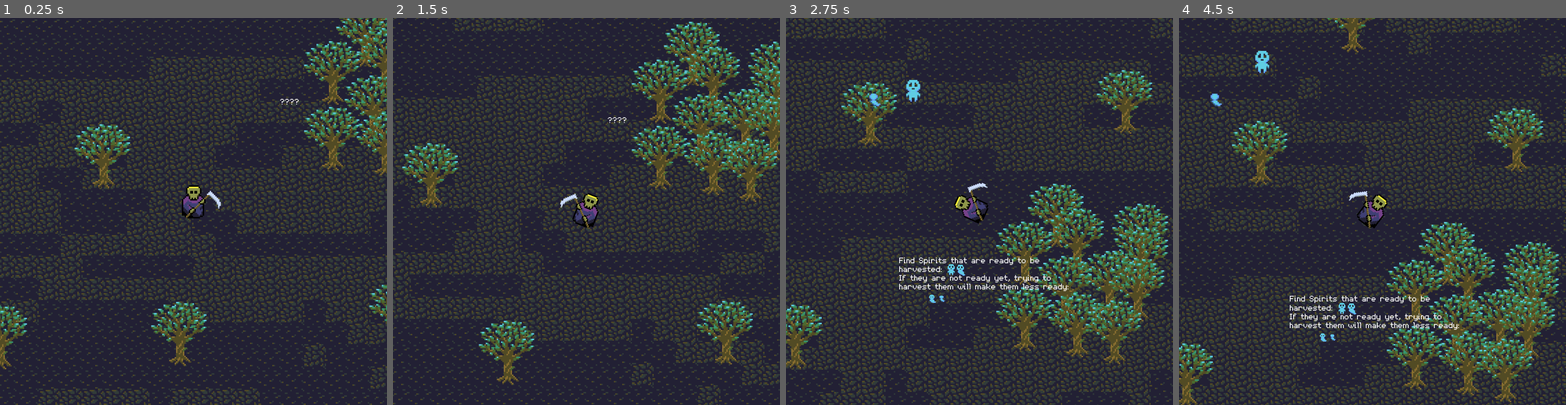
Above: before the commit, frames 1-4 (left to right).
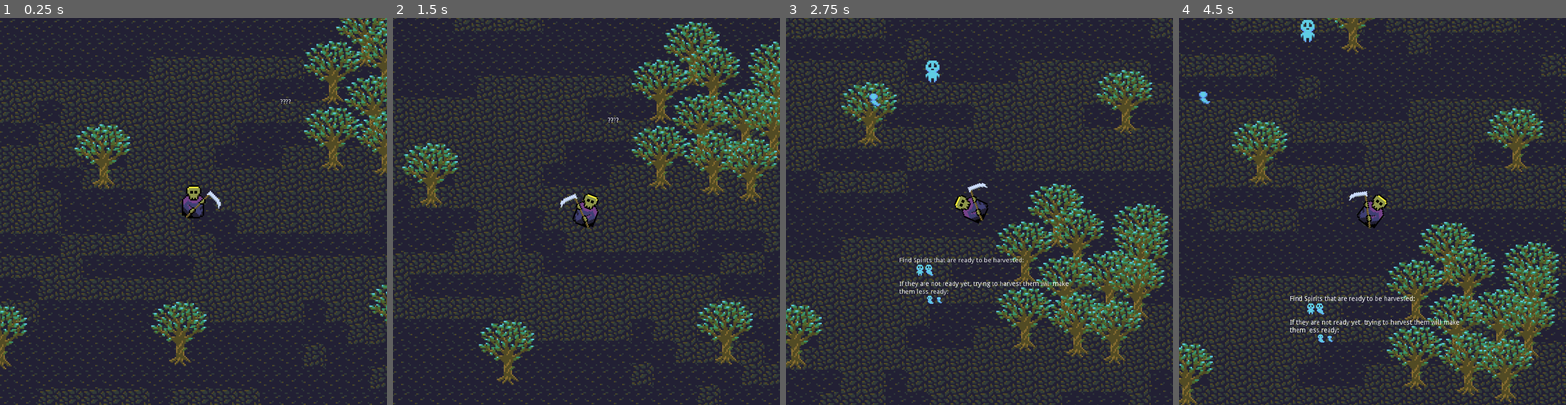
Above: after the commit, the same moments.

Repository: Tinsuit/GrimHarvester
Game: Godot game, scene res://Forest.tscn
Two runs of this game, one before a commit and one after it. Both use one fixed random seed, a clock stepped at 60 frames per second and the inputs below.
Inputs (mouse positions are in pixels of both pictures, inside the frame that each line leads up to):
- Up to frame 1 (0.25 s): no input
- Up to frame 2 (1.5 s): tap Enter at 0.5 s; move the mouse to (671, 192) at 0.52 s; click (671, 192) at 0.67 s; drag from (509, 230) to (594, 114) at 1.27 s
- Up to frame 3 (2.75 s): move the mouse to (1018, 126) at 2.02 s; click (1018, 126) at 2.17 s
- Up to frame 4 (4.5 s): drag from (1353, 288) to (1306, 91) at 2.77 s; move the mouse to (1488, 269) at 3.52 s; click (1488, 269) at 3.67 s; drag from (1256, 153) to (1252, 56) at 4.27 s

The runs differ from the first frame. In frame 1, less than 0.1% of the frame differs, in the area x 72-78%, y 20-23%; in frame 2, less than 0.1%; in frame 3, 1.6%; in frame 4, 1.8%, in the area x 5-73%, y 0-84%.

Commit message:
animals are dangerous

Diff:
--- a/project/Animal.tscn
+++ b/project/Animal.tscn
@@ -1,9 +1,30 @@
-[gd_scene load_steps=19 format=2]
+[gd_scene load_steps=24 format=2]
 
 [ext_resource path="res://textures/sparkles-Sheet3x.png" type="Texture" id=1]
 [ext_resource path="res://textures/sprit-reaped-Sheet3x.png" type="Texture" id=2]
 [ext_resource path="res://textures/squirrel3x.png" type="Texture" id=3]
 [ext_resource path="res://scripts/Animal.gd" type="Script" id=4]
+[ext_resource path="res://textures/bear-Sheet3x.png" type="Texture" id=5]
+
+[sub_resource type="AtlasTexture" id=15]
+flags = 4
+atlas = ExtResource( 5 )
+region = Rect2( 0, 0, 96, 96 )
+
+[sub_resource type="AtlasTexture" id=16]
+flags = 4
+atlas = ExtResource( 5 )
+region = Rect2( 96, 0, 96, 96 )
+
+[sub_resource type="AtlasTexture" id=17]
+flags = 4
+atlas = ExtResource( 5 )
+region = Rect2( 192, 0, 96, 96 )
+
+[sub_resource type="AtlasTexture" id=18]
+flags = 4
+atlas = ExtResource( 5 )
+region = Rect2( 288, 0, 96, 96 )
 
 [sub_resource type="AtlasTexture" id=1]
 flags = 4
@@ -67,6 +88,11 @@
 
 [sub_resource type="SpriteFrames" id=13]
 animations = [ {
+"frames": [ SubResource( 15 ), SubResource( 16 ), SubResource( 17 ), SubResource( 18 ) ],
+"loop": true,
+"name": "bear",
+"speed": 5.0
+}, {
 "frames": [ SubResource( 1 ), SubResource( 2 ), SubResource( 3 ), SubResource( 4 ), SubResource( 5 ) ],
 "loop": false,
 "name": "leaving",
@@ -91,10 +117,11 @@
 
 [node name="AnimatedSprite" type="AnimatedSprite" parent="."]
 frames = SubResource( 13 )
-animation = "leaving"
+animation = "bear"
 
 [node name="CollisionShape2D" type="CollisionShape2D" parent="."]
 position = Vector2( 0, 2 )
 shape = SubResource( 14 )
 
+[connection signal="body_entered" from="." to="." method="_on_Animal_body_entered"]
 [connection signal="animation_finished" from="AnimatedSprite" to="." method="_on_AnimatedSprite_animation_finished"]
--- a/project/Forest.tscn
+++ b/project/Forest.tscn
@@ -9,6 +9,8 @@
 [ext_resource path="res://textures/grim-animated-Sheet3x.png" type="Texture" id=7]
 [ext_resource path="res://textures/spirits3x.png" type="Texture" id=8]
 [ext_resource path="res://textures/water tilemap 3x.png" type="Texture" id=9]
+[ext_resource path="res://textures/bear-Sheet3x.png" type="Texture" id=10]
+[ext_resource path="res://textures/squirrel3x.png" type="Texture" id=11]
 
 [sub_resource type="TileSet" id=9]
 0/name = "ground3x.png 0"
@@ -122,6 +124,10 @@
 [node name="Camera2D" type="Camera2D" parent="Trees/PlayerGrim"]
 current = true
 
+[node name="Poison" type="Timer" parent="Trees/PlayerGrim"]
+wait_time = 2.0
+one_shot = true
+
 [node name="Tree" parent="Trees" instance=ExtResource( 2 )]
 position = Vector2( -195, -61 )
 
@@ -260,6 +266,21 @@
 [node name="Tree6" parent="Trees" instance=ExtResource( 2 )]
 position = Vector2( 1536, 556 )
 
+[node name="Tree96" parent="Trees" instance=ExtResource( 2 )]
+position = Vector2( 1606, 523 )
+
+[node name="Tree97" parent="Trees" instance=ExtResource( 2 )]
+position = Vector2( 1591, 566 )
+
+[node name="Tree98" parent="Trees" instance=ExtResource( 2 )]
+position = Vector2( 1649, 603 )
+
+[node name="Tree99" parent="Trees" instance=ExtResource( 2 )]
+position = Vector2( 1660, 547 )
+
+[node name="Tree100" parent="Trees" instance=ExtResource( 2 )]
+position = Vector2( 1560, 609 )
+
 [node name="Tree7" parent="Trees" instance=ExtResource( 2 )]
 position = Vector2( 1608, 193 )
 
@@ -388,6 +409,24 @@
 
 [node name="Tree89" parent="Trees" instance=ExtResource( 2 )]
 position = Vector2( 1381, 120 )
+
+[node name="Tree90" parent="Trees" instance=ExtResource( 2 )]
+position = Vector2( -131, 971 )
+
+[node name="Tree91" parent="Trees" instance=ExtResource( 2 )]
+position = Vector2( -66, 950 )
+
+[node name="Tree92" parent="Trees" instance=ExtResource( 2 )]
+position = Vector2( -227, 966 )
+
+[node name="Tree93" parent="Trees" instance=ExtResource( 2 )]
+position = Vector2( -5, 901 )
+
+[node name="Tree94" parent="Trees" instance=ExtResource( 2 )]
+position = Vector2( 23, 839 )
+
+[node name="Tree95" parent="Trees" instance=ExtResource( 2 )]
+position = Vector2( -5, 779 )
 
 [node name="Spirits" type="Node2D" parent="."]
 
@@ -416,31 +455,33 @@
 margin_right = 215.0
 margin_bottom = 117.0
 text = "Find Spirits that are ready to be harvested:
+
+
 If they are not ready yet, trying to harvest them will make them less ready:"
 autowrap = true
 
 [node name="Legs" type="Sprite" parent="Talky/Answer"]
-position = Vector2( -45, -20 )
+position = Vector2( -113, -19 )
 scale = Vector2( 0.5, 0.5 )
 texture = ExtResource( 8 )
 hframes = 4
 
 [node name="Legs2" type="Sprite" parent="Talky/Answer"]
-position = Vector2( -87, 43 )
+position = Vector2( -92, 45 )
 scale = Vector2( 0.5, 0.5 )
 texture = ExtResource( 8 )
 hframes = 4
 frame = 2
 
 [node name="Legs3" type="Sprite" parent="Talky/Answer"]
-position = Vector2( -66, 42 )
+position = Vector2( -72, 45 )
 scale = Vector2( 0.5, 0.5 )
 texture = ExtResource( 8 )
 hframes = 4
 frame = 3
 
 [node name="Tails" type="Sprite" parent="Talky/Answer"]
-position = Vector2( -25, -19 )
+position = Vector2( -94, -19 )
 scale = Vector2( 0.5, 0.5 )
 texture = ExtResource( 8 )
 hframes = 4
@@ -454,15 +495,94 @@
 "_edit_lock_": true
 }
 
+[node name="Talky4" type="Node2D" parent="."]
+position = Vector2( 1664, 688 )
+z_index = 1
+script = ExtResource( 6 )
+
+[node name="Qu" type="Control" parent="Talky4"]
+visible = false
+margin_right = 40.0
+margin_bottom = 40.0
+
+[node name="Label" type="Label" parent="Talky4/Qu"]
+margin_right = 40.0
+margin_bottom = 17.0
+text = "????"
+
+[node name="Answer" type="Control" parent="Talky4"]
+margin_right = 40.0
+margin_bottom = 40.0
+
+[node name="Label" type="Label" parent="Talky4/Answer"]
+margin_left = -158.0
+margin_top = -47.0
+margin_right = 215.0
+margin_bottom = 117.0
+text = "Spirits that spend too much time together may become less ready"
+autowrap = true
+
+[node name="Area2D" type="Area2D" parent="Talky4"]
+
+[node name="CollisionShape2D" type="CollisionShape2D" parent="Talky4/Area2D"]
+shape = SubResource( 14 )
+__meta__ = {
+"_edit_lock_": true
+}
+
+[node name="Talky3" type="Node2D" parent="."]
+position = Vector2( -140, 795 )
+z_index = 1
+script = ExtResource( 6 )
+
+[node name="Qu" type="Control" parent="Talky3"]
+margin_right = 40.0
+margin_bottom = 40.0
+
+[node name="Label" type="Label" parent="Talky3/Qu"]
+margin_right = 40.0
+margin_bottom = 17.0
+text = "????"
+
+[node name="Answer" type="Control" parent="Talky3"]
+margin_right = 40.0
+margin_bottom = 40.0
+
+[node name="Label" type="Label" parent="Talky3/Answer"]
+margin_left = -158.0
+margin_top = -47.0
+margin_right = 215.0
+margin_bottom = 117.0
+text = "Live animal are dangerous
+Watch Out!"
+autowrap = true
+
+[node name="Legs" type="Sprite" parent="Talky3/Answer"]
+position = Vector2( -50, -11 )
+scale = Vector2( 0.5, 0.5 )
+texture = ExtResource( 10 )
+hframes = 4
+
+[node name="Tails" type="Sprite" parent="Talky3/Answer"]
+position = Vector2( -98, -2 )
+scale = Vector2( 0.5, 0.5 )
+texture = ExtResource( 11 )
+
+[node name="Area2D" type="Area2D" parent="Talky3"]
+
+[node name="CollisionShape2D" type="CollisionShape2D" parent="Talky3/Area2D"]
+shape = SubResource( 14 )
+__meta__ = {
+"_edit_lock_": true
+}
+
 [node name="Talky2" type="Node2D" parent="."]
 position = Vector2( 1317, 216 )
 z_index = 1
 script = ExtResource( 6 )
-__meta__ = {
-"_edit_group_": true
-}
 
 [node name="Qu" type="Control" parent="Talky2"]
+visible = false
 margin_right = 40.0
 margin_bottom = 40.0
 
@@ -472,15 +592,14 @@
 text = "????"
 
 [node name="Answer" type="Control" parent="Talky2"]
-visible = false
 margin_right = 40.0
 margin_bottom = 40.0
 
 [node name="Label" type="Label" parent="Talky2/Answer"]
-margin_left = -158.0
-margin_top = -47.0
-margin_right = 236.0
-margin_bottom = 122.0
+margin_left = -126.0
+margin_top = -50.0
+margin_right = 56.0
+margin_bottom = 6.0
 text = "Tap the screen to run
 Drag to walk"
 autowrap = true
@@ -492,5 +611,9 @@
 
 [connection signal="body_entered" from="Talky/Area2D" to="Talky" method="_on_Area2D_body_entered"]
 [connection signal="body_exited" from="Talky/Area2D" to="Talky" method="_on_Area2D_body_exited"]
+[connection signal="body_entered" from="Talky4/Area2D" to="Talky4" method="_on_Area2D_body_entered"]
+[connection signal="body_exited" from="Talky4/Area2D" to="Talky4" method="_on_Area2D_body_exited"]
+[connection signal="body_entered" from="Talky3/Area2D" to="Talky3" method="_on_Area2D_body_entered"]
+[connection signal="body_exited" from="Talky3/Area2D" to="Talky3" method="_on_Area2D_body_exited"]
 [connection signal="body_entered" from="Talky2/Area2D" to="Talky2" method="_on_Area2D_body_entered"]
 [connection signal="body_exited" from="Talky2/Area2D" to="Talky2" method="_on_Area2D_body_exited"]
--- a/project/Spirit.tscn
+++ b/project/Spirit.tscn
@@ -56,7 +56,7 @@
 [sub_resource type="CapsuleShape2D" id=12]
 radius = 15.0
 
-[node name="Spirit" type="Area2D"]
+[node name="Spirit" type="Area2D" groups=["spirits"]]
 script = ExtResource( 1 )
 
 [node name="AnimatedSprite" type="AnimatedSprite" parent="."]
--- a/project/project.godot
+++ b/project/project.godot
@@ -25,7 +25,6 @@
 [gui]
 
 common/drop_mouse_on_gui_input_disabled=true
-theme/custom="res://resources/main.tres"
 
 [input]
 
--- a/project/scripts/Animal.gd
+++ b/project/scripts/Animal.gd
@@ -1,6 +1,11 @@
 extends Area2D
 
 onready var player:AnimatedSprite = $AnimatedSprite
+
+const SQUIRRELS = "squirrels"
+const BEARS = "bears"
+
+signal grim_touched
 
 # Called when the node enters the scene tree for the first time.
 func _ready():
@@ -16,4 +21,15 @@
 	if player.animation == "leaving":
 		player.play("sparkling")
 	elif player.animation == "sparkling":
-		player.play("squirrel")
+		if randf() > 0.5:
+			player.play("squirrel")
+			add_to_group(SQUIRRELS)
+		else:
+			player.play("bear")
+			add_to_group(BEARS)
+
+
+func _on_Animal_body_entered(body):
+	match player.animation:
+		"squirrel", "bear":
+			emit_signal("grim_touched")
--- a/project/scripts/Forest.gd
+++ b/project/scripts/Forest.gd
@@ -7,6 +7,8 @@
 const TOTAL = 25
 
 var random = RandomNumberGenerator.new()
+
+onready var player_grim = $Trees/PlayerGrim
 
 # Called when the node enters the scene tree for the first time.
 func _ready():
@@ -18,23 +20,18 @@
 		$Spirits.add_child(s)
 		spirits.push_back(s)
 
-
-# Called every frame. 'delta' is the elapsed time since the previous frame.
-#func _process(delta):
-#	pass
-
-func _on_Spirit_grim_entered():
-	if $Trees/PlayerGrim.running == true:
-		pass
+func _on_Animal_grim_touched():
+	player_grim.poison()
 
 func _on_Spirit_grim_neared(spirit):
-	if $Trees/PlayerGrim.running == true:
-		spirit.run_away($Trees/PlayerGrim.position)
+	if player_grim.running == true:
+		spirit.run_away(player_grim.position)
 
 func _on_Spirit_grim_touched(spirit):
 	if spirit.player.frame == 0:
 		var a = Animal.instance()
 		a.position = spirit.position
+		a.connect("grim_touched", self, "_on_Animal_grim_touched")
 		call_deferred("add_child", a)
 		spirits.erase(spirit)
 		spirit.queue_free()
--- a/project/scripts/PlayerGrim.gd
+++ b/project/scripts/PlayerGrim.gd
@@ -12,7 +12,13 @@
 # Called every frame. 'delta' is the elapsed time since the previous frame.
 func _physics_process(delta):
 	if target != null:
-		var velocity:Vector2 = (target-position).normalized() * speed * (2 if running else 1)
+		var effect = 1
+		if !$Poison.is_stopped():
+			effect = .5
+		elif running:
+			effect = 2
+
+		var velocity:Vector2 = (target-position).normalized() * speed * effect
 		var collision = move_and_collide(velocity * delta)
 		$AnimatedSprite.flip_v = true if velocity.x < 0 else false
 		if collision != null || position.distance_to(target) < 4:
@@ -30,3 +36,6 @@
 func reset():
 	target = null
 	running = false
+
+func poison():
+	$Poison.start()
--- a/project/scripts/Spirit.gd
+++ b/project/scripts/Spirit.gd
@@ -42,7 +42,7 @@
 	else:
 		if randf() >= 0.3:
 			var areas:Array = get_overlapping_areas()
-			if !areas.empty():
+			if !areas.empty() && areas[0].is_in_group("spirits"):
 				var dirs = []
 				if areas[0].position.x > position.x:
 					dirs.push_back(directions.Right)
@@ -81,4 +81,7 @@
 
 
 func _on_Readiness_timeout():
-	set_readiness(player.frame - 1)
+	if get_overlapping_areas().size() > 5:
+		set_readiness(player.frame + 1)
+	else:
+		set_readiness(player.frame - 1)
Not shown: 1 places in project/Forest.tscn that only renumber resources
Not shown, changed: index.html
Not shown, changed: index.js
Not shown, changed: index.pck
Not shown, changed: index.wasm
